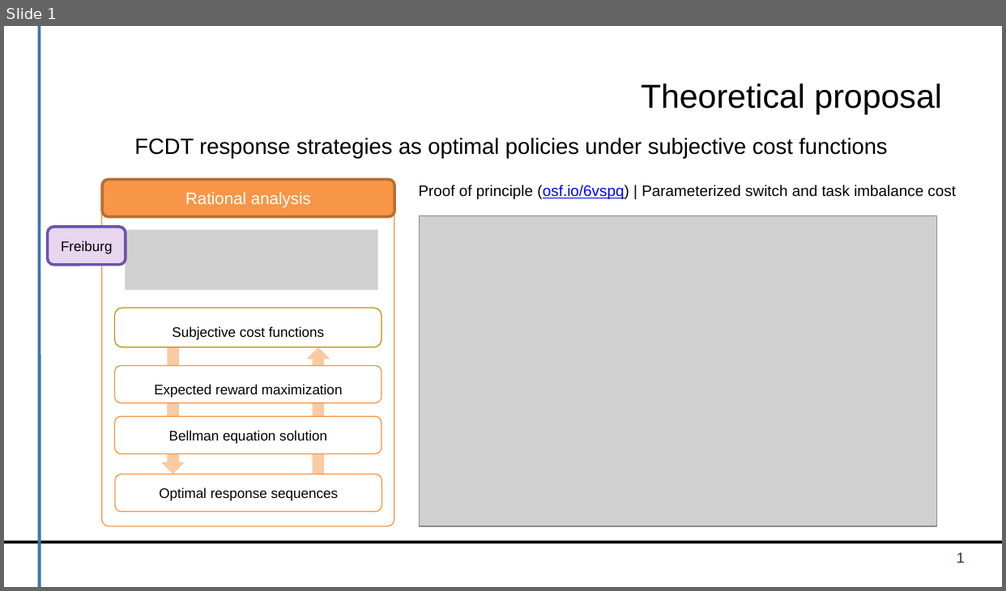
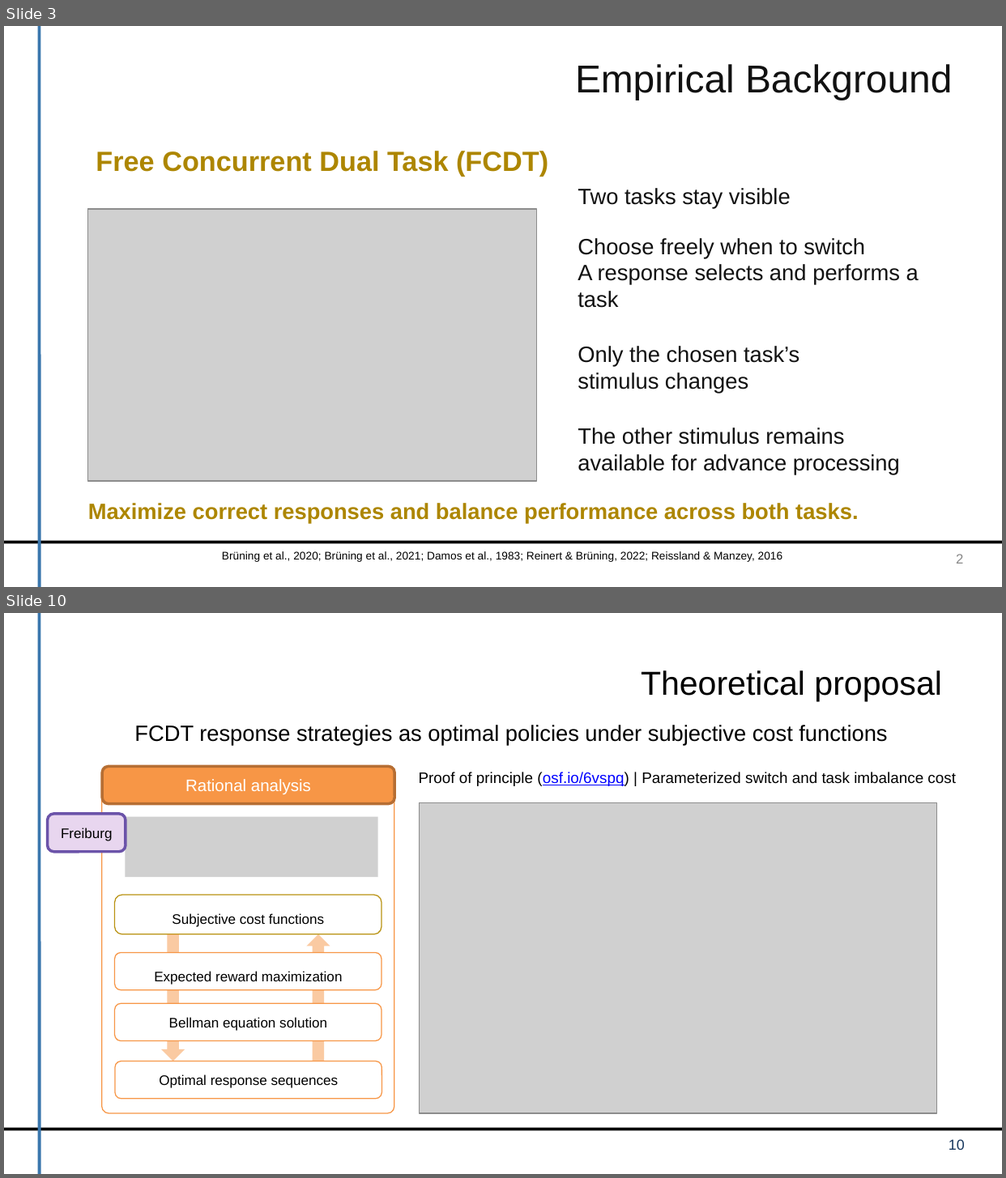
Before and after one commit to dirk-ostwald/Optimal-dual-task-performance, a slide deck: presentation/TP3-Kick-Off-Presentation.pptx. Shown one above the other, each under a label of ours: slide 1 before the commit, slides 3 and 10 after it; the slides between them are not shown. The pictures are 1006x591 and 1006x1178 pixels, drawn with LibreOffice and Linux fonts; fonts in the diff are those of the drawing; grey boxes stand for pictures; background and template pictures are left out. Boxes give left, top, right and bottom in pixels: in the first picture for what was removed or moved away, otherwise in the second. Text is boxed around its words. In the diff, an @@ line names an element or a change of style, - is before the commit and + after.

```diff
--- a/presentation/TP3-Kick-Off-Presentation.pptx
+++ b/presentation/TP3-Kick-Off-Presentation.pptx
@@ slide 3 added at (x1=4, y1=26, x2=1002, y2=587), background #FFFFFF; not listed: 2 template elements that a slide beside it also shows @@
@@ text added at (x1=575, y1=64, x2=952, y2=100), 28 pt, text #111111 @@
+Empirical Background
@@ text added at (x1=96, y1=151, x2=548, y2=177), 20 pt, text #AD8600, bold @@
+Free Concurrent Dual Task (FCDT)
@@ text added at (x1=577, y1=188, x2=791, y2=209), 16 pt, text #111111 @@
+Two tasks stay visible
@@ picture added at (x1=87, y1=208, x2=537, y2=481) @@
@@ text added at (x1=577, y1=238, x2=918, y2=308), 16 pt, text #111111 @@
+Choose freely when to switch
+A response selects and performs a task
@@ text added at (x1=577, y1=346, x2=799, y2=394), 16 pt, text #111111 @@
+Only the chosen task’s
+stimulus changes
@@ text added at (x1=577, y1=428, x2=900, y2=476), 16 pt, text #111111 @@
+The other stimulus remains
+available for advance processing
@@ text added at (x1=88, y1=503, x2=858, y2=524), 16 pt, text #AD8600, bold @@
+Maximize correct responses and balance performance across both tasks.
@@ text added at (x1=222, y1=552, x2=783, y2=562), 8 pt, text #000000 @@
+Brüning et al., 2020; Brüning et al., 2021; Damos et al., 1983; Reinert & Brüning, 2022; Reissland & Manzey, 2016
@@ text added at (x1=956, y1=554, x2=963, y2=564), 9.8 pt, text #888888 @@
+2
@@ what was slide 1 is now slide 10 @@
@@ page number at (x1=948, y1=1139, x2=965, y2=1150): text changed @@
-1
+10
```
Also in this commit, not shown: 4 slides changed, 45 other slides added, 4 other files.
